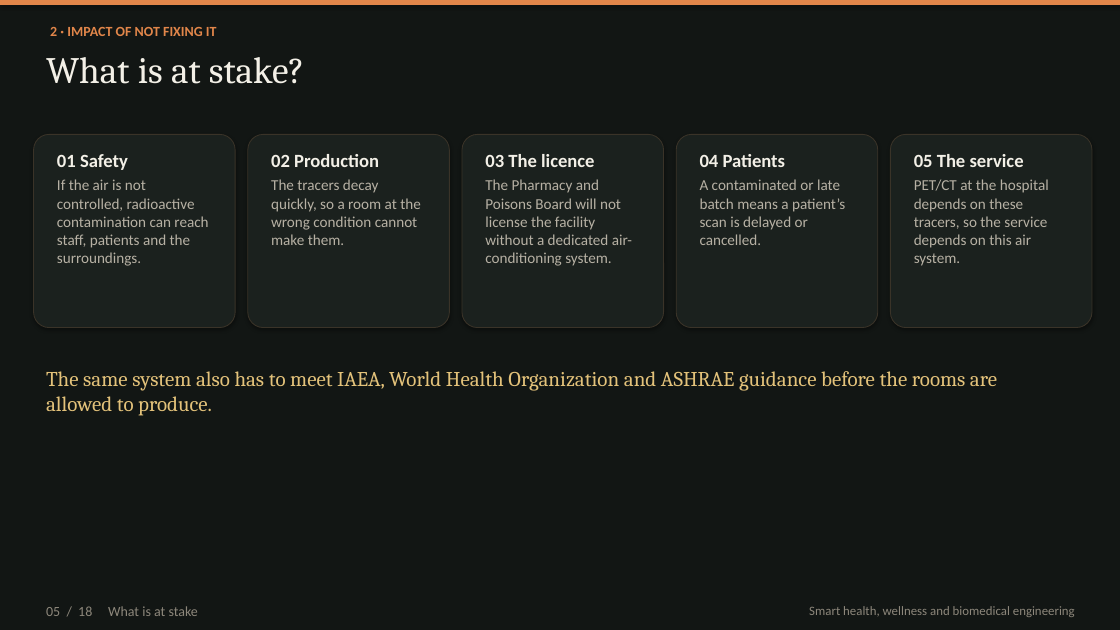
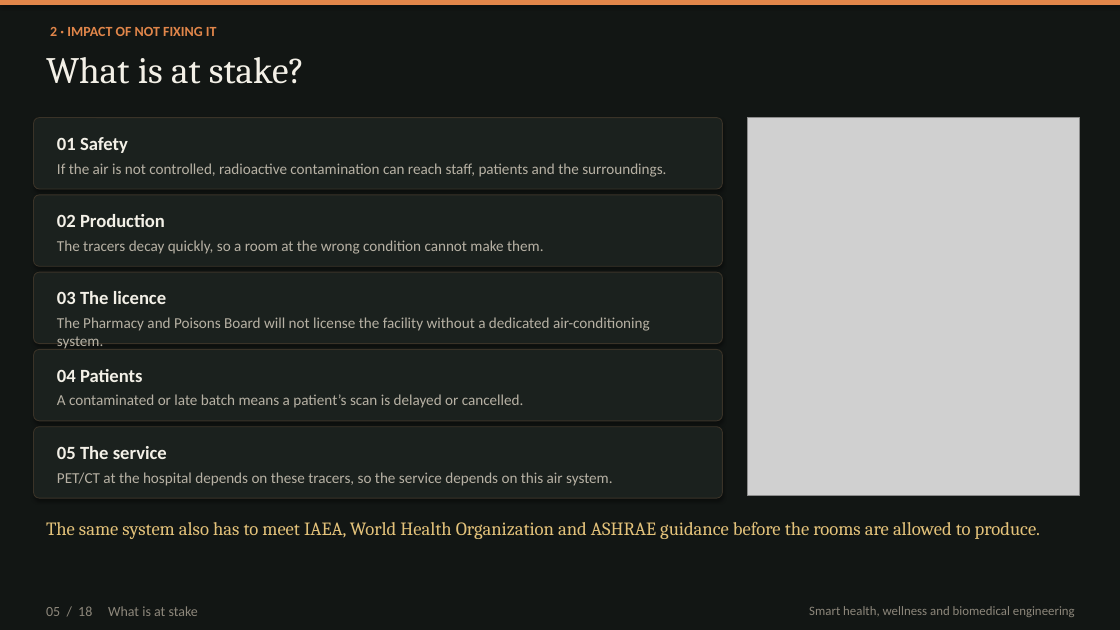
Before and after one commit to kakaijacob/Special-Operations-Schema, a slide deck: slide 5 of iek-talks/IEK_Cyclotron_HVAC_18_slides.pptx. Drawn at 1120x630 pixels with LibreOffice and Linux fonts; fonts in the diff are those of the drawing; grey boxes stand for pictures. Boxes give left, top, right and bottom in pixels: in the first picture for what was removed or moved away, otherwise in the second. Text is boxed around its words. In the diff, an @@ line names an element or a change of style, - is before the commit and + after.

```diff
--- a/iek-talks/IEK_Cyclotron_HVAC_18_slides.pptx
+++ b/iek-talks/IEK_Cyclotron_HVAC_18_slides.pptx
@@ rounded rectangle added at (34, 118, 723, 189), fill #1B211E, outline #3A3328 0.75 pt @@
@@ picture added at (748, 118, 1080, 496) @@
@@ rounded rectangle removed at (34, 134, 235, 328) @@
@@ text "01 Safety" rewrapped from (57, 154, 208, 266) to (57, 137, 666, 177) @@
@@ rounded rectangle removed at (462, 134, 664, 328) @@
@@ rounded rectangle removed at (676, 134, 878, 328) @@
@@ rounded rectangle removed at (891, 134, 1092, 328) @@
@@ rounded rectangle: place and size @@
-rounded rectangle at (248, 134, 450, 328)
+rounded rectangle at (34, 195, 723, 266)
@@ text "02 Production" rewrapped from (271, 154, 421, 245) to (57, 214, 543, 254) @@
@@ rounded rectangle added at (34, 272, 723, 344), fill #1B211E, outline #3A3328 0.75 pt @@
@@ text "03 The licence" rewrapped from (485, 154, 632, 266) to (57, 291, 650, 331) @@
@@ rounded rectangle added at (34, 350, 723, 421), fill #1B211E, outline #3A3328 0.75 pt @@
@@ text "04 Patients" rewrapped from (700, 154, 845, 245) to (57, 369, 524, 408) @@
@@ rounded rectangle added at (34, 427, 723, 498), fill #1B211E, outline #3A3328 0.75 pt @@
@@ text "05 The service" rewrapped from (914, 154, 1049, 266) to (57, 446, 612, 486) @@
@@ text "The same system also has ...": place and size @@
-text "The same system also has ..." at (46, 371, 997, 416)
+text "The same system also has ..." at (46, 522, 1040, 539)
@@ text "The same system also has ..." at (46, 522, 1040, 539): size 18 to 16 pt @@
```
Also in this commit, not shown: 4 other slides changed, 1 other file.
